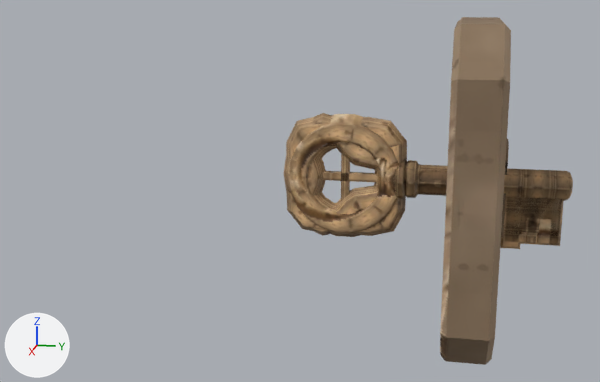
The glTF model godot/project/assets/forest_rescue/props/lf_artifact_bone_key.glb, before and after one commit.
Rendered twice from a camera (50 mm lens) standing at (0.622, -0.028, 0.142) and looking at (0.0, -0.152, -0.013). Arrows for +X, +Y and +Z are at lower left; the lights stay in place. The picture after the commit comes second. Objects named as collision shapes, trigger or cutter boxes, shadow casters or lower levels of detail are left out. Where no turn or scale is listed for an object, it has been applied to the vertices.

Names of what the first picture shows: 'lf_artifact_bone_key_socket_LOD0', 'lf_artifact_bone_key_v1_LOD0', 'lf_artifact_bone_key_v2_LOD0', 'lf_artifact_bone_key_v3_LOD0'.
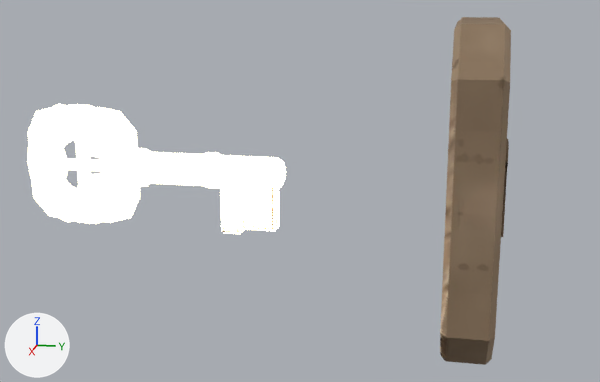
Changed parts and their boxes [x1, y1, x2, y2] in the pictures (600 x 382 px):
'lf_artifact_bone_key_v1_LOD0', moved
    before: [284, 114, 573, 246]
    after: [241, 217, 270, 229]
'lf_artifact_bone_key_v2_glow', added (pale yellow)
    after: [47, 103, 286, 231]
'lf_artifact_bone_key_v1_glow', added (pale yellow)
    after: [27, 104, 277, 231]
'lf_artifact_bone_key_v3_LOD0', moved (mostly hidden afterwards)
    before: [286, 117, 563, 249]
    after: [223, 189, 273, 233]
'lf_artifact_bone_key_v3_glow', added
    after: [28, 107, 279, 234]
'lf_artifact_bone_key_v2_LOD0', moved (mostly hidden afterwards)
    before: [308, 113, 564, 246]
    after: [247, 188, 277, 230]

Edits to the bpy script that builds the scene:
```text
Add mat_lf_artifact_bone_key_glow:
    mat_lf_artifact_bone_key_glow = principled_material('lf_artifact_bone_key_glow')
    mat_lf_artifact_bone_key_glow.base_color = (1.0, 0.92, 0.7)  # pale yellow #fff6da
    mat_lf_artifact_bone_key_glow.roughness = 0.4
    mat_lf_artifact_bone_key_glow.emission_color = (1.0, 0.92, 0.7)  # pale yellow #fff6da
    mat_lf_artifact_bone_key_glow.emission_strength = 3.0
Add me_lf_artifact_bone_key_v3_lod0_001:
    me_lf_artifact_bone_key_v3_lod0_001.from_pydata(...)  # 487 vertices, 636 faces; spans x -0.017..0.017, y -0.165..0.053, z -0.05..0.048
    me_lf_artifact_bone_key_v3_lod0_001.materials.append(mat_lf_artifact_bone_key_glow)  # pale yellow #fff6da, glowing pale yellow #fff6da
Add me_lf_artifact_bone_key_v2_lod0_001:
    me_lf_artifact_bone_key_v2_lod0_001.from_pydata(...)  # 535 vertices, 692 faces; spans x -0.017..0.017, y -0.159..0.053, z -0.05..0.05
    me_lf_artifact_bone_key_v2_lod0_001.materials.append(mat_lf_artifact_bone_key_glow)  # pale yellow #fff6da, glowing pale yellow #fff6da
Add me_lf_artifact_bone_key_v1_lod0_001:
    me_lf_artifact_bone_key_v1_lod0_001.from_pydata(...)  # 451 vertices, 612 faces; spans x -0.017..0.017, y -0.167..0.053, z -0.05..0.05
    me_lf_artifact_bone_key_v1_lod0_001.materials.append(mat_lf_artifact_bone_key_glow)  # pale yellow #fff6da, glowing pale yellow #fff6da
Change ob_lf_artifact_bone_key_v1_lod0:
    ob_lf_artifact_bone_key_v1_lod0.location: (0.0, 0.0, 0.0) -> (0.0, -0.2171, 0.0)
Change ob_lf_artifact_bone_key_v2_lod0:
    ob_lf_artifact_bone_key_v2_lod0.location: (0.0, 0.0, 0.0) -> (0.0, -0.2171, 0.0)
Change ob_lf_artifact_bone_key_v3_lod0:
    ob_lf_artifact_bone_key_v3_lod0.location: (0.0, 0.0, 0.0) -> (0.0, -0.2171, 0.0)
Add ob_lf_artifact_bone_key_v3_glow:
    ob_lf_artifact_bone_key_v3_glow = bpy.data.objects.new('lf_artifact_bone_key_v3_glow', me_lf_artifact_bone_key_v3_lod0_001)
    ob_lf_artifact_bone_key_v3_glow.location = (0.0, -0.2171, 0.0)
Add ob_lf_artifact_bone_key_v2_glow:
    ob_lf_artifact_bone_key_v2_glow = bpy.data.objects.new('lf_artifact_bone_key_v2_glow', me_lf_artifact_bone_key_v2_lod0_001)
    ob_lf_artifact_bone_key_v2_glow.location = (0.0, -0.2171, 0.0)
Add ob_lf_artifact_bone_key_v1_glow:
    ob_lf_artifact_bone_key_v1_glow = bpy.data.objects.new('lf_artifact_bone_key_v1_glow', me_lf_artifact_bone_key_v1_lod0_001)
    ob_lf_artifact_bone_key_v1_glow.location = (0.0, -0.2171, 0.0)
```
